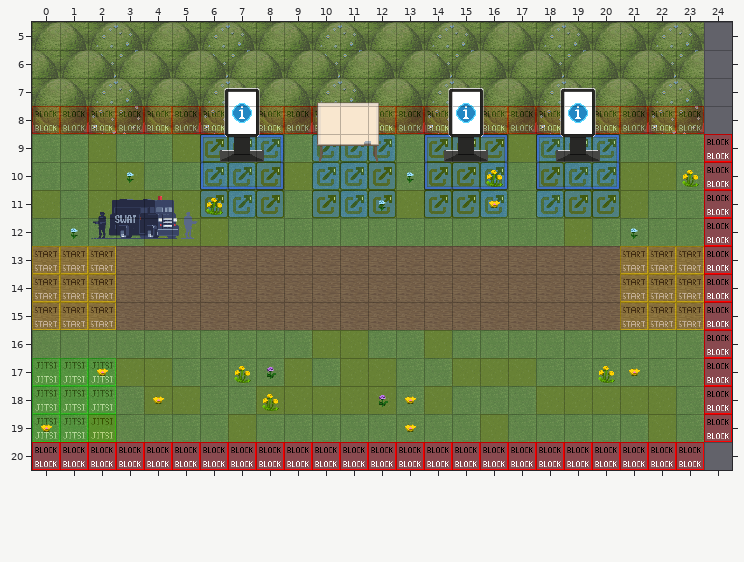
One commit to this Tiled map (JSON): maps/map.json. The picture above was drawn from the file before the commit.
Cells are 32x32 px. Shown: x 0..24, y 5..20.
And afterwards:
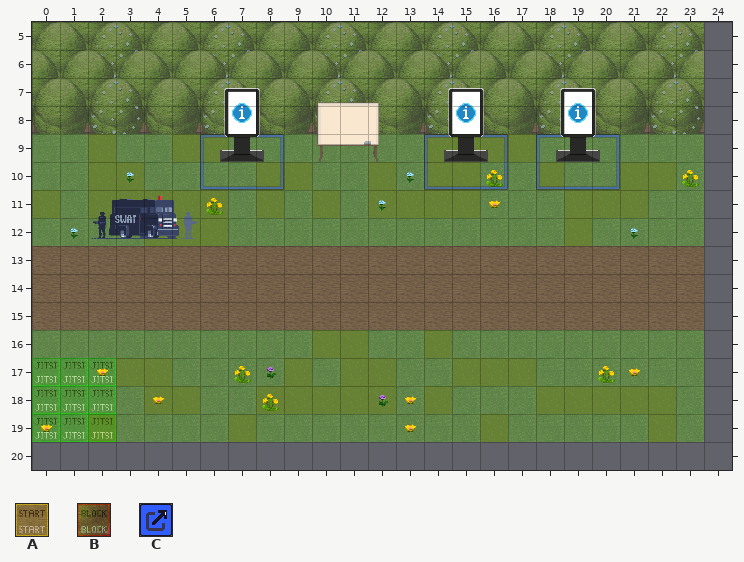
Key: from "Chunk 1": A 0, B 1, C 3.
_ is an empty cell, . an unchanged one.
See-through tiles are keyed as they look on the map.
Commit: Deploying to gh-pages from master @ 220be81604e486056c7cd7563ec097eb771596b9 🚀
What changed:
--- layer "start" (now hidden)
@@ x 0..23 @@
-13 AAA..................AAA
-14 AAA..................AAA
-15 AAA..................AAA
+13 ___..................___
+14 ___..................___
+15 ___..................___
--- layer "collisions" (now hidden)
@@ x 0..24 @@
- 8 BBBBBBB.BBB.BBB.BBB.BBBB.
- 9 ........................B
-10 ........................B
-11 ........................B
-12 ........................B
-13 ........................B
-14 ........................B
-15 ........................B
-16 ........................B
-17 ........................B
-18 ........................B
-19 ........................B
-20 BBBBBBBBBBBBBBBBBBBBBBBB.
+ 8 _______.___.___.___.____.
+ 9 ........................_
+10 ........................_
+11 ........................_
+12 ........................_
+13 ........................_
+14 ........................_
+15 ........................_
+16 ........................_
+17 ........................_
+18 ........................_
+19 ........................_
+20 ________________________.
--- layer "URL-YouTube" (now hidden)
@@ x 6..8 @@
- 9 CCC
-10 CCC
-11 CCC
+ 9 ___
+10 ___
+11 ___
--- layer "File PDF" (now hidden)
@@ x 18..20 @@
- 9 CCC
-10 CCC
-11 CCC
+ 9 ___
+10 ___
+11 ___
--- layer "custom HTML" (now hidden)
@@ x 14..16 @@
- 9 CCC
-10 CCC
-11 CCC
+ 9 ___
+10 ___
+11 ___
--- layer "whiteboard" (now hidden)
@@ x 10..12 @@
- 9 CCC
-10 CCC
-11 CCC
+ 9 ___
+10 ___
+11 ___
